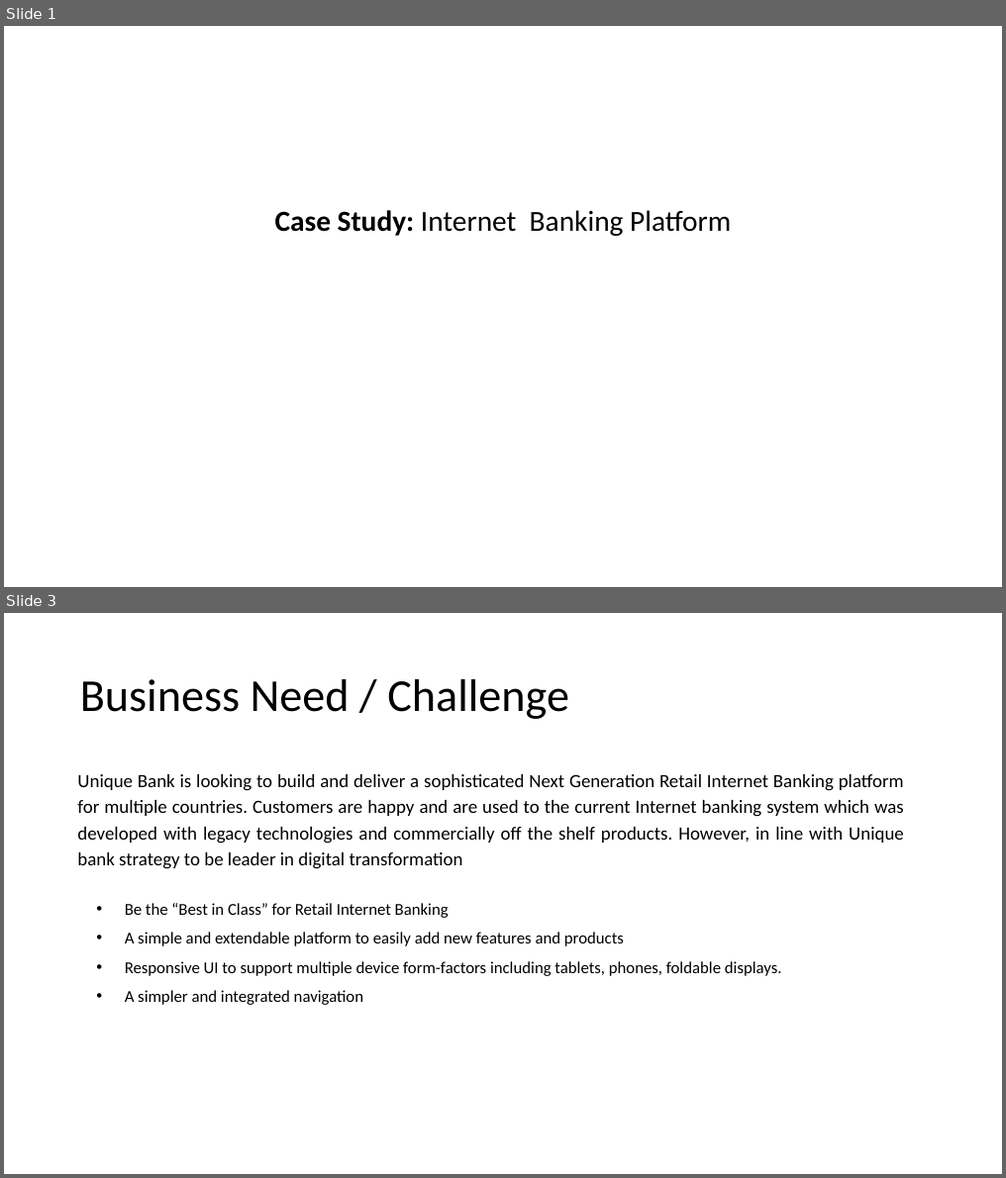
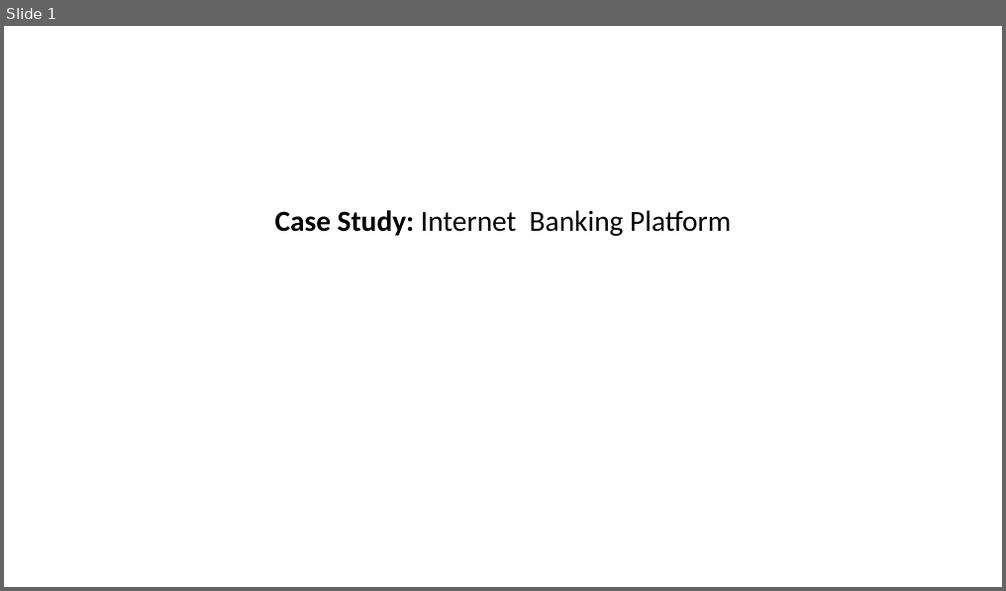
Before and after one commit to itsmeneeraj/alpha, a slide deck: Study - Note.pptx. Shown one above the other, each under a label of ours: slides 1 and 3 before the commit, slide 1 after it; the slides between them are not shown. The pictures are 1006x1178 and 1006x591 pixels, drawn with LibreOffice and Linux fonts; fonts in the diff are those of the drawing. Boxes give left, top, right and bottom in pixels: in the first picture for what was removed or moved away, otherwise in the second. Text is boxed around its words. In the diff, an @@ line names an element or a change of style, - is before the commit and + after.

```diff
--- a/Study - Note.pptx
+++ b/Study - Note.pptx
@@ slide 3 removed at (x1=4, y1=613, x2=1002, y2=1174), background #FFFFFF @@
@@ title removed at (x1=80, y1=679, x2=569, y2=719) @@
-Business Need / Challenge
@@ text removed at (x1=77, y1=774, x2=904, y2=1005) @@
-Unique Bank is looking to build and deliver a sophisticated Next Generation Retail Internet Banking platform for multiple countries. Customers are happy and are used to the current Internet banking system which was developed with legacy technologies and commercially off the shelf products. However, in line with Unique bank strategy to be leader in digital transformation
-  • Be the “Best in Class” for Retail Internet Banking
-  • A simple and extendable platform to easily add new features and products
-  • Responsive UI to support multiple device form-factors including tablets, phones, foldable displays.
-  • A simpler and integrated navigation
```
Also in this commit, not shown: 6 slides changed, 1 slide added, 4 other slides removed.
